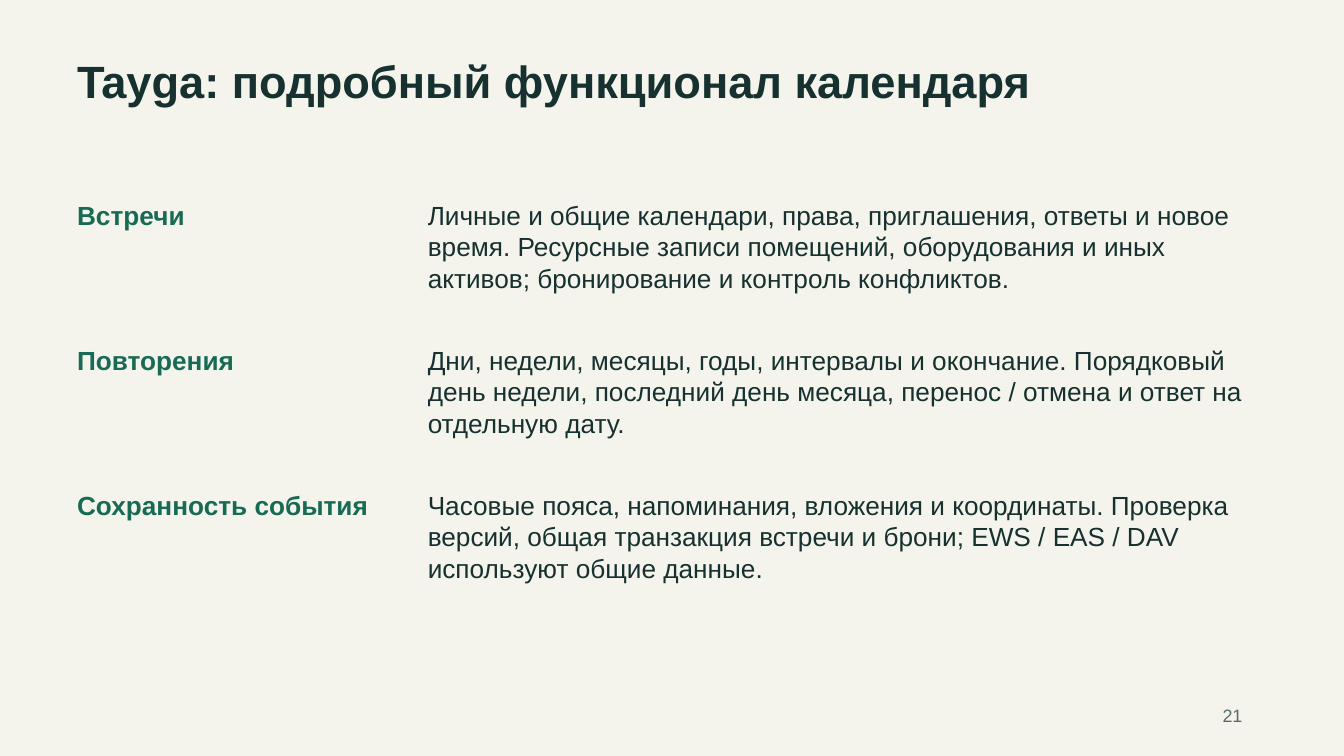
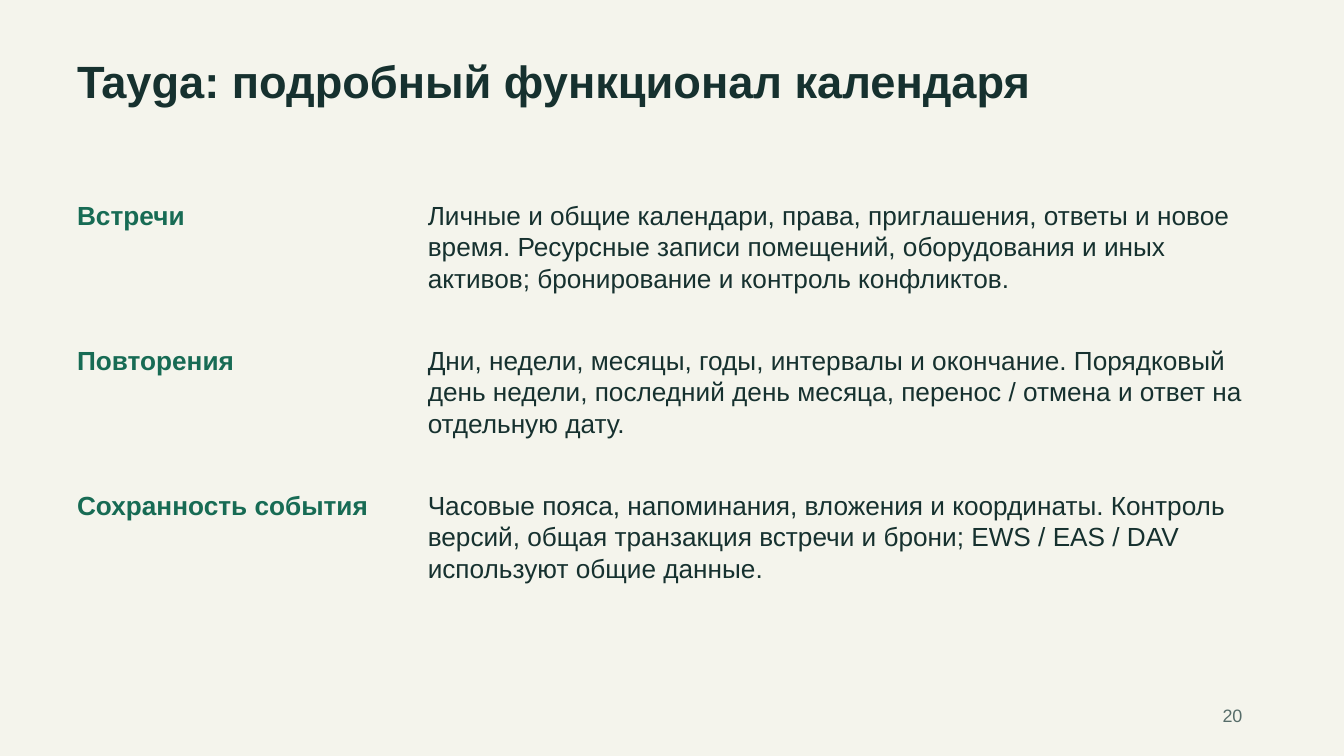
Before and after one commit to rkislov/tayga-mail-server, a slide deck: slide 20 of docs/presentations/tayga-competitors-2026-11-19.pptx (slide 21 before the commit). Drawn at 1344x756 pixels with LibreOffice and Linux fonts; fonts in the diff are those of the drawing. Boxes give left, top, right and bottom in pixels: in the first picture for what was removed or moved away, otherwise in the second. Text is boxed around its words. In the diff, an @@ line names an element or a change of style, - is before the commit and + after.

```diff
--- a/docs/presentations/tayga-competitors-2026-11-19.pptx
+++ b/docs/presentations/tayga-competitors-2026-11-19.pptx
@@ text at (x1=428, y1=497, x2=1225, y2=583): text changed @@
-Часовые пояса, напоминания, вложения и координаты. Проверка версий, общая транзакция встречи и брони; EWS / EAS / DAV используют общие данные.
+Часовые пояса, напоминания, вложения и координаты. Контроль версий, общая транзакция встречи и брони; EWS / EAS / DAV используют общие данные.
@@ text at (x1=1223, y1=709, x2=1243, y2=722): text changed @@
-21
+20
```
Also in this commit, not shown: 36 other slides changed, 2 slides removed, 4 other files.
